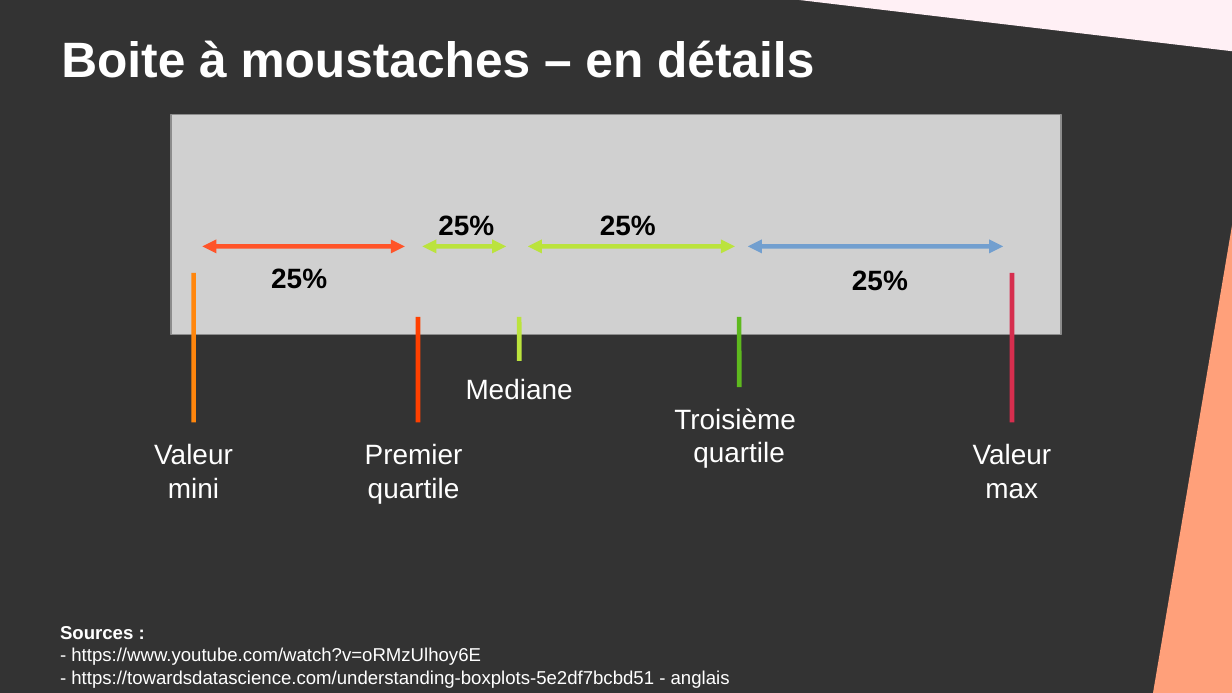
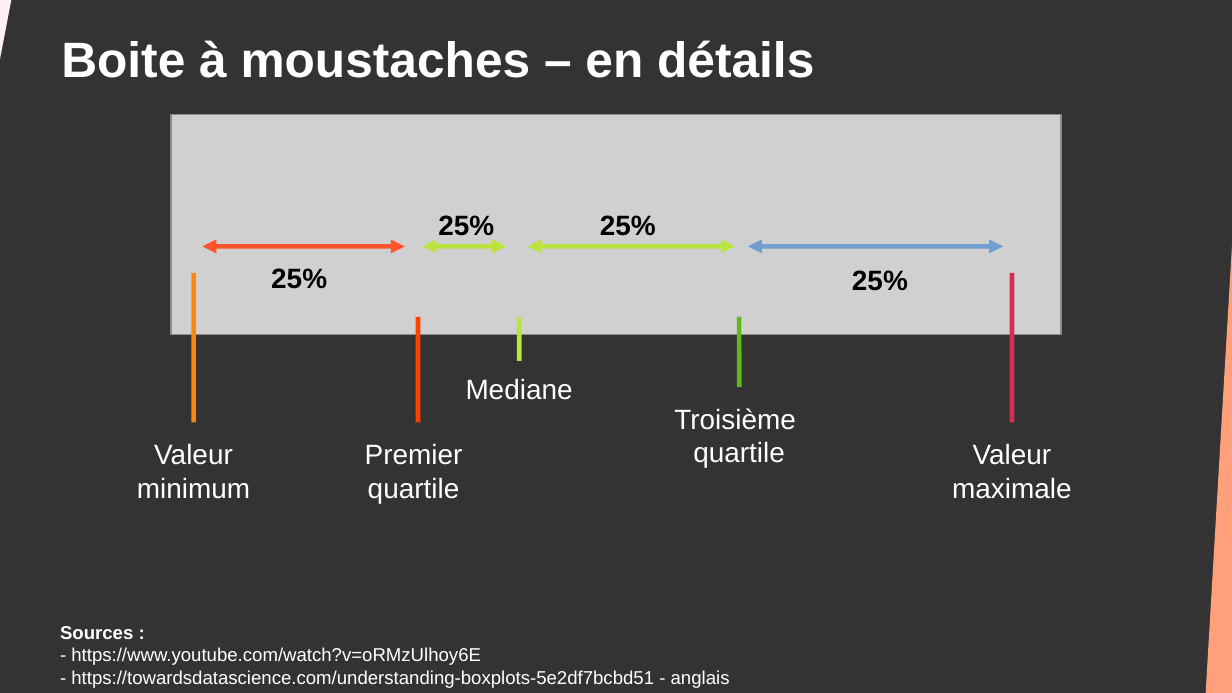
Before and after one commit to DanYellow/cours, a slide deck: slide 18 of big-data-s4/travaux-pratiques/numero-7/presentation.odp (slide 17 before the commit). Drawn at 1232x693 pixels with LibreOffice and Linux fonts; fonts in the diff are those of the drawing; grey boxes stand for pictures. Boxes give left, top, right and bottom in pixels: in the first picture for what was removed or moved away, otherwise in the second. Text is boxed around its words. In the diff, an @@ line names an element or a change of style, - is before the commit and + after.

```diff
--- a/big-data-s4/travaux-pratiques/numero-7/presentation.odp
+++ b/big-data-s4/travaux-pratiques/numero-7/presentation.odp
@@ right triangle added at bbox=[0, 0, 27, 99], fill #FFF0F5 @@
@@ right triangle removed at bbox=[739, 0, 1232, 53] @@
@@ right triangle: place and size @@
-right triangle at bbox=[1154, 215, 1232, 693]
+right triangle at bbox=[1206, 215, 1232, 693]
@@ text "Valeur": place and size @@
-text "Valeur" at bbox=[154, 443, 233, 498]
+text "Valeur" at bbox=[137, 443, 250, 499]
@@ text "Valeur": place and size @@
-text "Valeur" at bbox=[973, 443, 1052, 499]
+text "Valeur" at bbox=[952, 443, 1071, 499]
@@ text at bbox=[137, 477, 250, 499]: text changed @@
-mini
+minimum
@@ text at bbox=[952, 477, 1071, 499]: text changed @@
-max
+maximale
```
Also in this commit, not shown: 25 other slides changed, 2 slides added, 1 slide removed, 4 other files.
